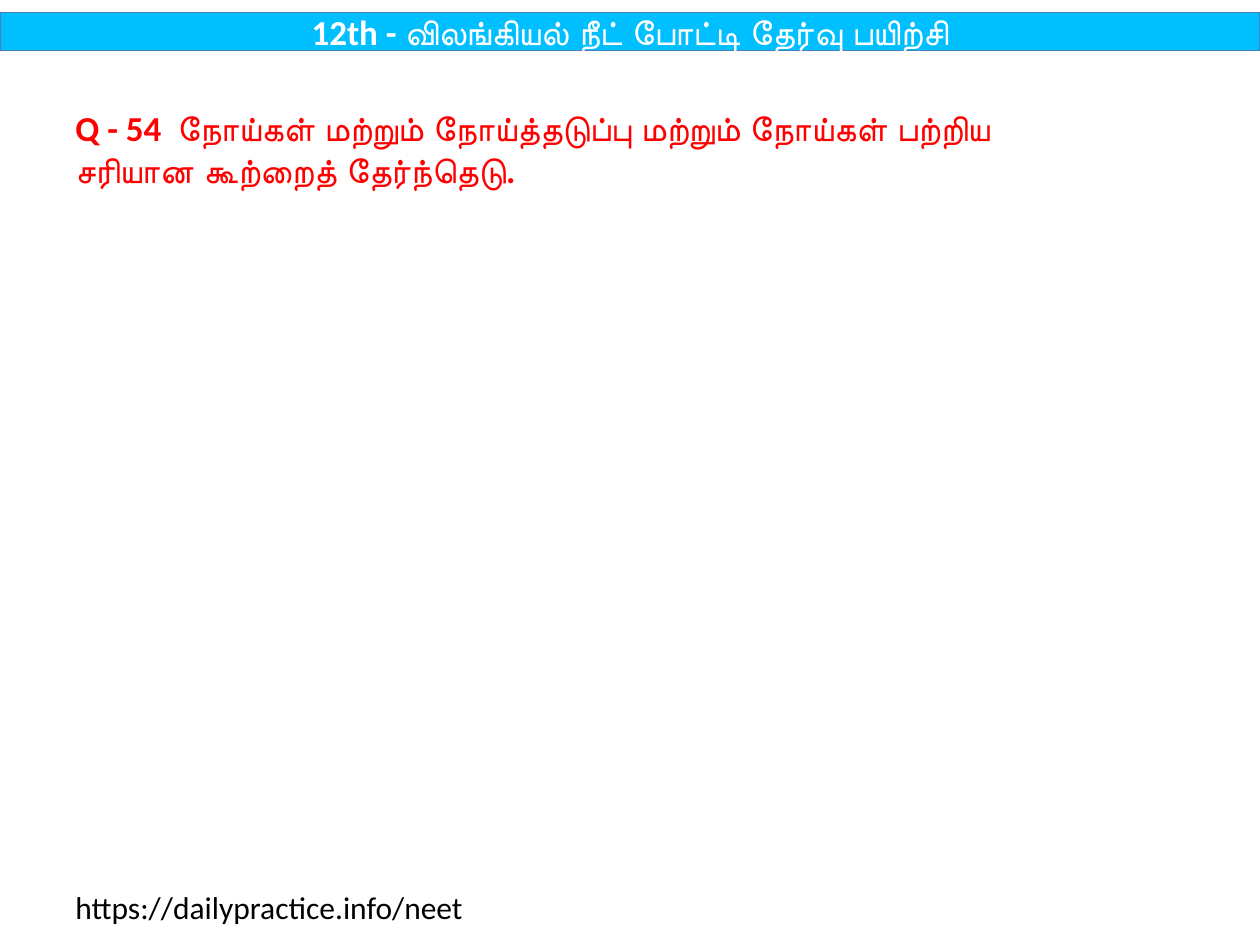
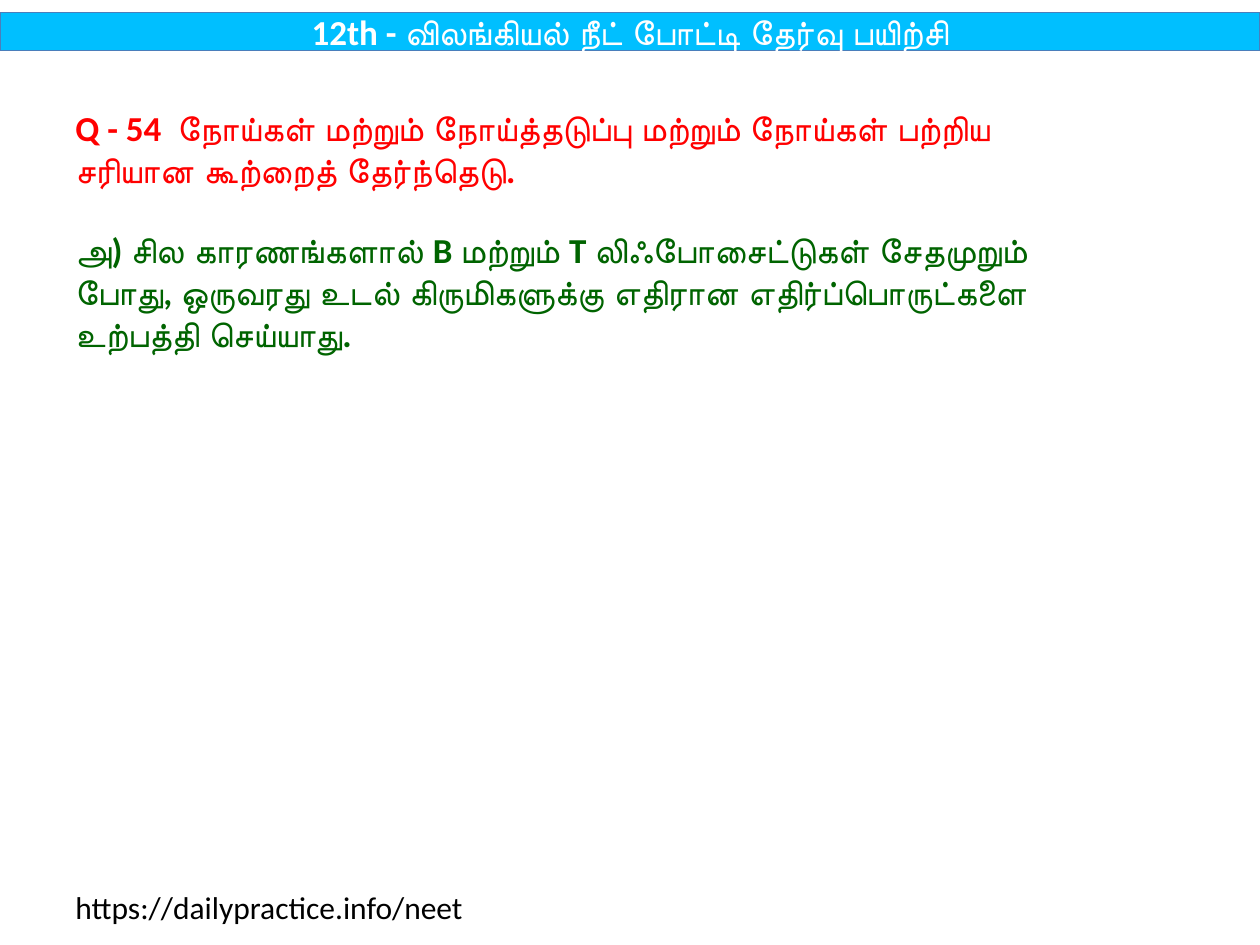
Before and after one commit to tvmani/tvmani.github.io, a slide deck: slide 107 of tamil_biology/12th_Bio_Zoology_Tamil.pptx. Drawn at 1260x945 pixels with LibreOffice and Linux fonts; fonts in the diff are those of the drawing. Boxes give left, top, right and bottom in pixels: in the first picture for what was removed or moved away, otherwise in the second. Text is boxed around its words. In the diff, an @@ line names an element or a change of style, - is before the commit and + after.

```diff
--- a/tamil_biology/12th_Bio_Zoology_Tamil.pptx
+++ b/tamil_biology/12th_Bio_Zoology_Tamil.pptx
@@ text at <box>75,237,1026,356</box>: paragraph added @@
+அ) சில காரணங்களால் B மற்றும் T லிஃபோசைட்டுகள் சேதமுறும் போது, ஒருவரது உடல் கிருமிகளுக்கு எதிரான எதிர்ப்பொருட்களை உற்பத்தி செய்யாது.
```
Also in this commit, not shown: 100 other slides changed, 7 other files.
